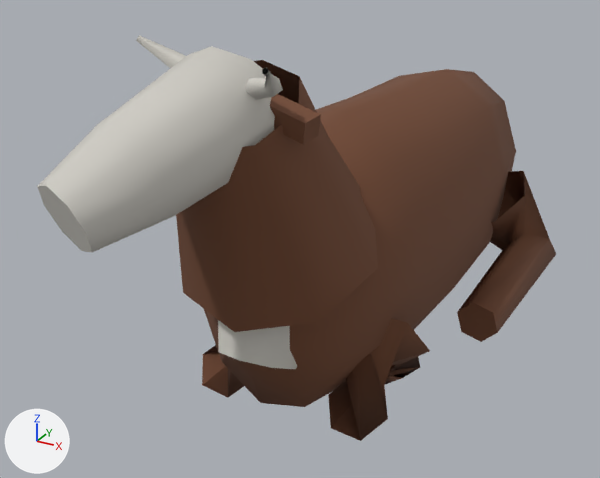
One commit to the glTF model public/maps/assets/models/cow-lying.glb: the scene before it, then after it.
Camera for both pictures: a 50 mm camera at (1.09, -2.62, 1.58) aimed at (-0.15, -0.36, 0.45). Arrows for +X, +Y and +Z are at lower left; the lights stay in place. The first picture is the older version. Where no turn or scale is listed for an object, it has been applied to the vertices. Vertices at exactly the same position are counted once.

The first picture shows 'cow-lying', 'cow-lying-white'.
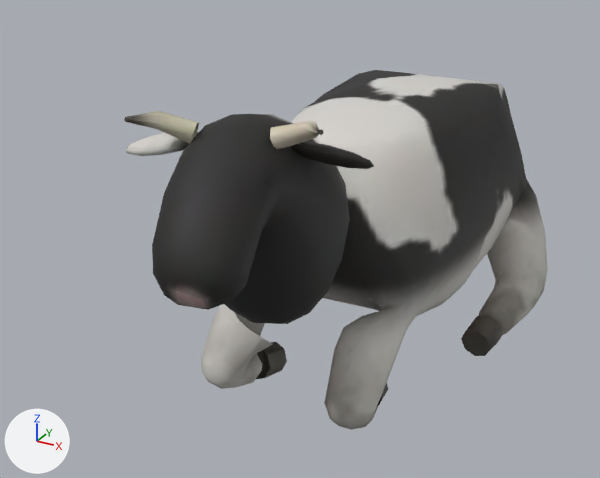
Where the change shows, as pixel boxes [x1, y1, x2, y2] in the pictures (600 x 478 px):
'cow-lying', reshaped, moved, rescaled (12% wider)
    before: [176, 60, 556, 441]
    after: [124, 70, 548, 430]
'cow-lying-white', deleted
    before: [37, 35, 297, 369]
part 1 of me_cow_lying, rebuilt (11% wider, 6% taller)
    before: [204, 69, 516, 407]
    after: [201, 70, 548, 430]
part 2 of me_cow_lying, rebuilt (23% shorter)
    before: [176, 60, 378, 332]
    after: [152, 114, 350, 324]
part 3 of me_cow_lying, deleted (brown)
    before: [270, 94, 321, 145]
part 4 of me_cow_lying, reshaped
    before: [202, 171, 556, 441]
    after: [124, 111, 503, 408]

What changed in the scene script:
```text
Add img_cow_lying_orm:
    img_cow_lying_orm = load_image('cow-lying-orm', '_unpacked/cow-lying-orm', 512, 512, 'Non-Color')
Add img_cow_lying_normal:
    img_cow_lying_normal = load_image('cow-lying-normal', '_unpacked/cow-lying-normal', 512, 512, 'Non-Color')
Add img_cow_lying_colour:
    img_cow_lying_colour = load_image('cow-lying-colour', '_unpacked/cow-lying-colour', 512, 512, 'sRGB')
Add mat_cow_lying_surface:
    mat_cow_lying_surface = bpy.data.materials.new('cow-lying-surface')
    # uses the picture img_cow_lying_colour
    # uses the picture img_cow_lying_normal
    # uses the picture img_cow_lying_orm
Change me_cow_lying:
    used by ob_cow_lying; location = (-0.001, -0.049, 0.555); scale = (1.09, 1.09, 1.09)
    remove me_cow_lying.from_pydata(...)  # 192 vertices, 306 faces; spans x -0.46..0.46, y -1.0..1.0, z -0.55..0.55
    remove me_cow_lying.materials.append(mat_cow_coat)  # brown #734830
    add me_cow_lying.from_pydata(...)  # 998 vertices, 1885 faces; spans x -0.44..0.44, y -1.0..1.0, z -0.46..0.46
    me_cow_lying part 1: the loose piece of 70 vertices spanning x -0.29..0.29, y -0.79..0.89, z -0.55..0.35 is rebuilt with 602 vertices and now spans x -0.44..0.44, y -0.53..0.81, z -0.43..0.31, in mat_cow_lying_surface
    me_cow_lying part 2: the loose piece of 24 vertices spanning x -0.27..0.27, y -1.0..-0.4, z -0.08..0.55 is rebuilt with 162 vertices and now spans x -0.2..0.15, y -1.0..-0.35, z -0.1..0.44, in mat_cow_lying_surface
    me_cow_lying part 3: the loose piece of 8 vertices spanning x 0.06..0.22, y -0.9..-0.82, z 0.42..0.51 is deleted
    me_cow_lying part 4
    80 vertices are removed from x -0.46..0.46, y -0.84..0.7, z -0.49..0.52
    124 faces are deleted
    216 vertices are added at x -0.39..0.39, y -0.85..0.96, z -0.46..0.46
    360 new faces join them
    other edits to the shape of me_cow_lying do not show in these pictures
    add me_cow_lying.materials.append(mat_cow_lying_surface)
Change ob_cow_lying:
    ob_cow_lying.location: (-0.001, -0.049, 0.555) -> (0.025, -0.187, 0.53)
    ob_cow_lying.scale: (1.09, 1.09, 1.09) -> (1.16, 1.16, 1.16)
Remove ob_cow_lying_white:
    ob_cow_lying_white = bpy.data.objects.new('cow-lying-white', me_cow_lying_white)
    ob_cow_lying_white.location = (-0.031, -1.033, 0.74)
```
